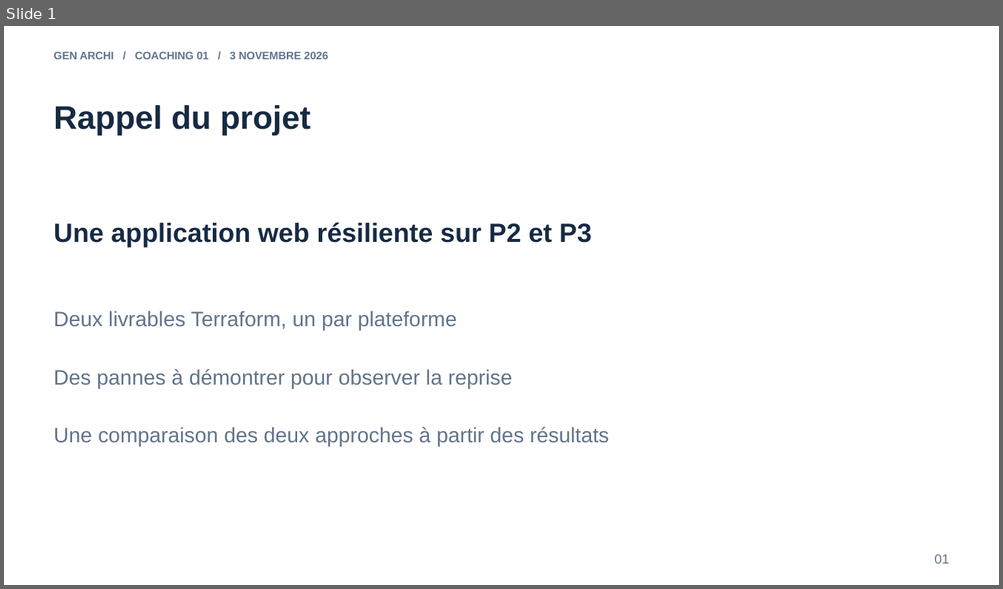
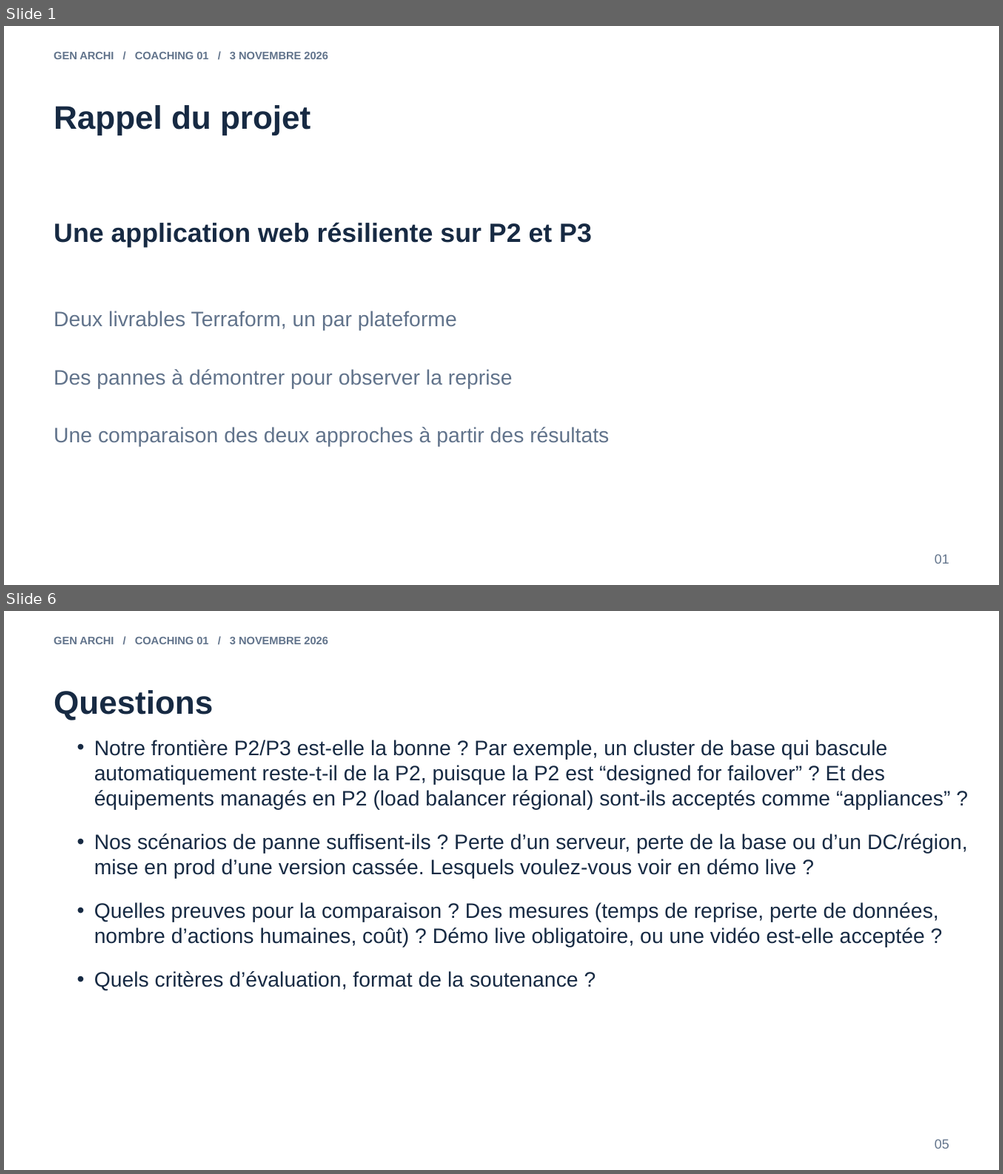
Before and after one commit to 3-Istor/GenArchi, a slide deck: docs/coaching/2026-11-03-coaching-1.pptx. Shown one above the other, each under a label of ours: slide 1 before the commit, slides 1 and 6 after it; the slides between them are not shown. The pictures are 1003x589 and 1003x1174 pixels, drawn with LibreOffice and Linux fonts; fonts in the diff are those of the drawing. Boxes give left, top, right and bottom in pixels: in the first picture for what was removed or moved away, otherwise in the second. Text is boxed around its words. In the diff, an @@ line names an element or a change of style, - is before the commit and + after.

Commit message:
feat : doc post premier coaching

```diff
--- a/docs/coaching/2026-11-03-coaching-1.pptx
+++ b/docs/coaching/2026-11-03-coaching-1.pptx
@@ slide 6 added at (x1=4, y1=611, x2=999, y2=1170), background #FFFFFF @@
@@ text added at (x1=54, y1=637, x2=327, y2=644), 10.5 pt, text #61738B, bold @@
+GEN ARCHI / COACHING 01 / 3 NOVEMBRE 2026
@@ text added at (x1=54, y1=690, x2=213, y2=721), 31.5 pt, text #172A43, bold @@
+Questions
@@ text added at (x1=94, y1=740, x2=967, y2=991), 20.2 pt, text #172A43 @@
+• Notre frontière P2/P3 est-elle la bonne ? Par exemple, un cluster de base qui bascule automatiquement reste-t-il de la P2, puisque la P2 est “designed for failover” ? Et des équipements managés en P2 (load balancer régional) sont-ils acceptés comme “appliances” ?
+• Nos scénarios de panne suffisent-ils ? Perte d’un serveur, perte de la base ou d’un DC/région, mise en prod d’une version cassée. Lesquels voulez-vous voir en démo live ?
+• Quelles preuves pour la comparaison ? Des mesures (temps de reprise, perte de données, nombre d’actions humaines, coût) ? Démo live obligatoire, ou une vidéo est-elle acceptée ?
+• Quels critères d’évaluation, format de la soutenance ?
@@ text added at (x1=934, y1=1139, x2=949, y2=1149), 12.8 pt, text #61738B @@
+05
```
Also in this commit, not shown: 4 other slides added, 4 slides removed, 11 other files.
